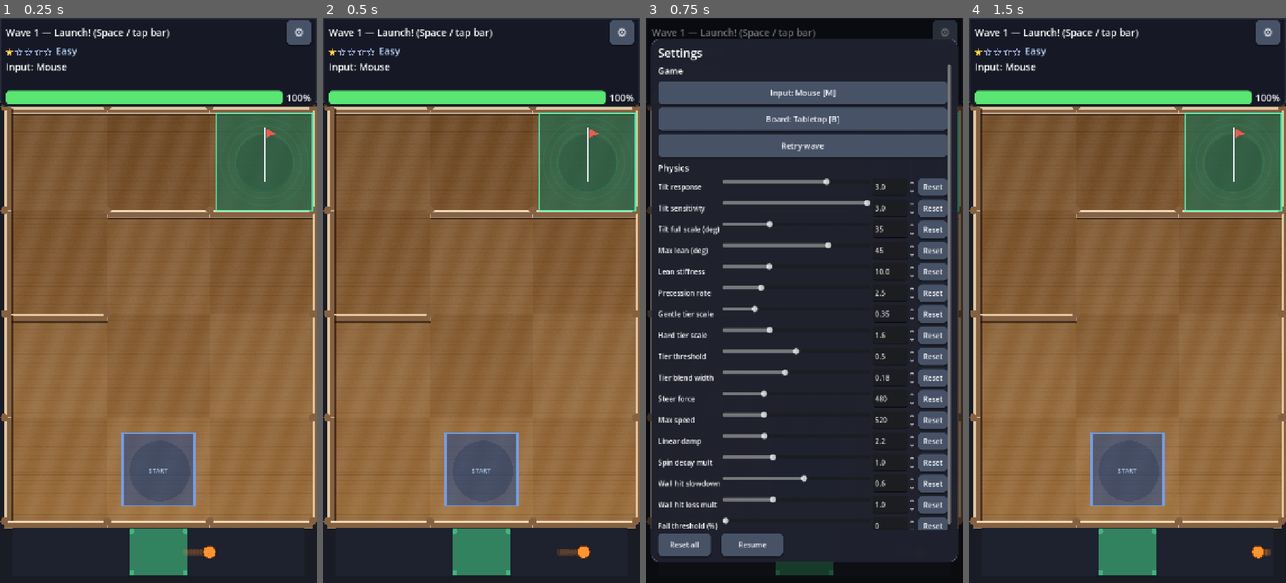
Above: before the commit, frames 1-4 (left to right).
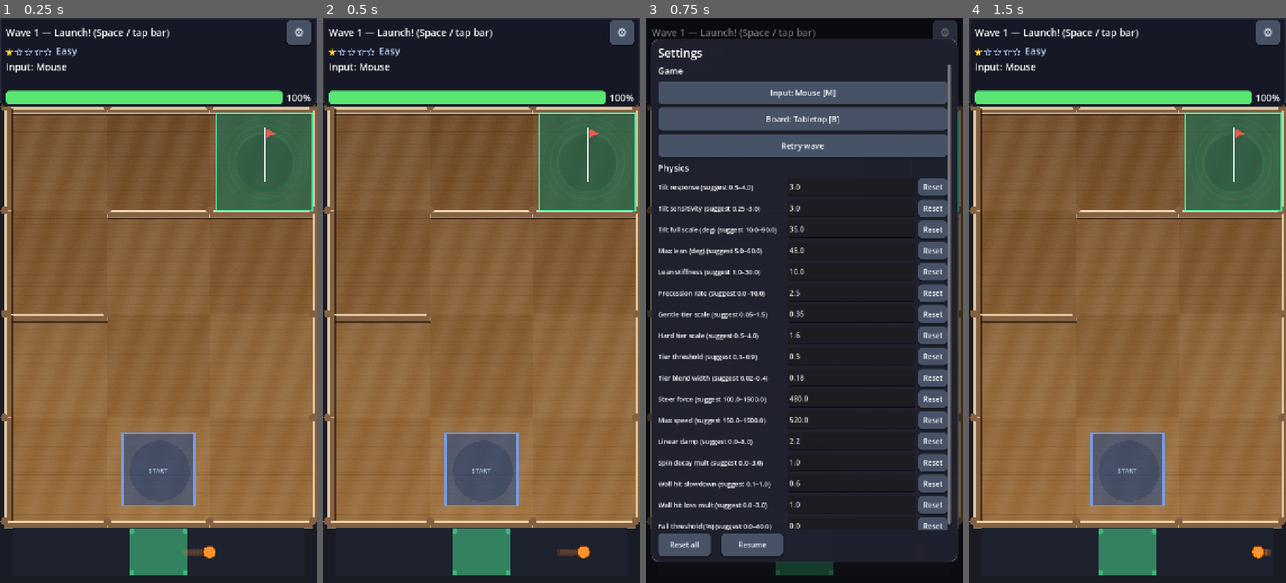
Above: after the commit, the same moments.

Repository: mhaiprojects/Spinning-Top-Maze
Game: Godot game, scene res://scenes/main.tscn
Same seed, same stepped clock (60 frames per second), same inputs: the game is played once before the commit and once after it.
Inputs:
- Up to frame 1 (0.25 s): no input
- Up to frame 2 (0.5 s): no input
- Up to frame 3 (0.75 s): click "⚙" at 0.5 s
- Up to frame 4 (1.5 s): click "Resume" at 1.25 s

Frames 1-2 are identical in both runs. In frame 3, 7.4% of the frame differs, in the area x 4-86%, y 28-91%; in frame 4, nothing differs.

Commit message:
2026-11-23 17:11 AEDT: Settings physics fields are typed number inputs (no sliders/spinboxes, no min/max limits); non-numeric/NaN/Inf rejected and old value restored; finite guards at physics use sites for extreme values; mobile web uses a prompt for entry; tests (via cursor-agent)

Diff:
--- a/scripts/input_modes.gd
+++ b/scripts/input_modes.gd
@@ -23,8 +23,14 @@
 
 
 static func map_device_tilt(angles_deg: Vector2, full_scale_deg: float, sensitivity: float) -> Vector2:
-	var scale: float = maxf(full_scale_deg, 1.0)
+	if not angles_deg.is_finite():
+		return Vector2.ZERO
+	if not is_finite(sensitivity) or not is_finite(full_scale_deg):
+		return Vector2.ZERO
+	var scale: float = maxf(absf(full_scale_deg), 1e-6)
 	var v: Vector2 = angles_deg / scale * sensitivity
+	if not v.is_finite():
+		return Vector2.ZERO
 	var L: float = v.length()
 	if L > 1.0:
 		v /= L
@@ -32,11 +38,17 @@
 
 
 static func map_accel_tilt(accel: Vector2, sensitivity: float) -> Vector2:
+	if not is_finite(sensitivity):
+		return Vector2.ZERO
 	var device: Vector2 = device_steer_from_accel(accel)
+	if not device.is_finite():
+		return Vector2.ZERO
 	var L: float = device.length()
 	if L < 0.0001:
 		return Vector2.ZERO
 	var v: Vector2 = device * sensitivity
+	if not v.is_finite():
+		return Vector2.ZERO
 	if v.length() > 1.0:
 		v = v.normalized()
 	return v
--- a/scripts/physics_menu.gd
+++ b/scripts/physics_menu.gd
@@ -12,7 +12,6 @@
 var _game_vbox: VBoxContainer
 var _physics_vbox: VBoxContainer
 var _rows: Dictionary = {}
-var _syncing := false
 var _settings_path := "user://settings.cfg"
 var _btn_mode: Button
 var _btn_board: Button
@@ -136,41 +135,106 @@
 	return b
 
 
+func _suggested_range_label(def: Dictionary) -> String:
+	var s: String = str(def.label)
+	if def.has("min") and def.has("max"):
+		s += " (suggest %s–%s)" % [
+			PhysicsSettings.format_number(float(def.min)),
+			PhysicsSettings.format_number(float(def.max)),
+		]
+	return s
+
+
 func _add_row(def: Dictionary) -> void:
 	var row := HBoxContainer.new()
 	row.add_theme_constant_override("separation", 6)
 	row.name = "Row_%s" % def.key
 	_physics_vbox.add_child(row)
 	var lbl := Label.new()
-	lbl.text = str(def.label)
+	lbl.text = _suggested_range_label(def)
 	lbl.custom_minimum_size = Vector2(140, 0)
-	lbl.add_theme_font_size_override("font_size", 16)
+	lbl.autowrap_mode = TextServer.AUTOWRAP_WORD_SMART
+	lbl.size_flags_horizontal = Control.SIZE_EXPAND_FILL
+	lbl.add_theme_font_size_override("font_size", 15)
 	row.add_child(lbl)
-	var slider := HSlider.new()
-	slider.size_flags_horizontal = Control.SIZE_EXPAND_FILL
-	slider.min_value = float(def.min)
-	slider.max_value = float(def.max)
-	slider.step = float(def.step)
-	slider.value = PhysicsSettings.get_value(def.key)
-	row.add_child(slider)
-	var spin := SpinBox.new()
-	spin.custom_minimum_size = Vector2(96, 0)
-	spin.min_value = float(def.min)
-	spin.max_value = float(def.max)
-	spin.step = float(def.step)
-	spin.value = slider.value
-	spin.allow_greater = false
-	spin.allow_lesser = false
-	row.add_child(spin)
+	var edit := LineEdit.new()
+	edit.custom_minimum_size = Vector2(112, 40)
+	edit.size_flags_horizontal = Control.SIZE_EXPAND_FILL
+	edit.text = PhysicsSettings.display_value(def.key)
+	edit.clear_button_enabled = false
+	edit.text_submitted.connect(_on_line_submitted.bind(def.key, edit))
+	edit.focus_exited.connect(_on_line_focus_exited.bind(def.key, edit))
+	if _use_web_prompt():
+		edit.gui_input.connect(_on_line_gui.bind(def.key, edit))
+		edit.focus_mode = Control.FOCUS_CLICK
+	row.add_child(edit)
 	var reset := Button.new()
 	reset.text = "Reset"
 	reset.custom_minimum_size = Vector2(64, 40)
 	VT.apply_button_theme(reset)
 	reset.pressed.connect(_on_row_reset.bind(def.key))
 	row.add_child(reset)
-	slider.value_changed.connect(_on_slider_changed.bind(def.key, spin))
-	spin.value_changed.connect(_on_spin_changed.bind(def.key, slider))
-	_rows[def.key] = {"slider": slider, "spin": spin}
+	_rows[def.key] = {"edit": edit}
+
+
+func _use_web_prompt() -> bool:
+	return OS.has_feature("web") and InputModes.is_touch_device()
+
+
+func _on_line_gui(event: InputEvent, key: String, edit: LineEdit) -> void:
+	if not _use_web_prompt():
+		return
+	if event is InputEventScreenTouch and event.pressed:
+		_open_web_prompt(key, edit)
+		edit.accept_event()
+
+
+func _open_web_prompt(key: String, edit: LineEdit) -> void:
+	var cur_json: String = JSON.stringify(edit.text)
+	var js: String = (
+		"(function(){var v=prompt('Enter value',%s);if(v===null)return '';return v;})();" % cur_json
+	)
+	var res: Variant = JavaScriptBridge.eval(js, true)
+	if res == null:
+		return
+	var s: String = str(res)
+	if s.is_empty():
+		return
+	_commit_field(key, s, edit)
+
+
+func _on_line_submitted(text: String, key: String, edit: LineEdit) -> void:
+	_commit_field(key, text, edit)
+
+
+func _on_line_focus_exited(key: String, edit: LineEdit) -> void:
+	_commit_field(key, edit.text, edit)
+
+
+func _commit_field(key: String, text: String, edit: LineEdit) -> void:
+	var parsed: Variant = PhysicsSettings.parse_finite_number(text)
+	if parsed == null:
+		_flash_invalid(edit)
+		edit.text = PhysicsSettings.display_value(key)
+		return
+	if not PhysicsSettings.set_value(key, float(parsed)):
+		_flash_invalid(edit)
+		edit.text = PhysicsSettings.display_value(key)
+		return
+	edit.text = PhysicsSettings.display_value(key)
+
+
+func _flash_invalid(edit: LineEdit) -> void:
+	var base: Color = edit.modulate
+	edit.modulate = Color(1.0, 0.45, 0.45)
+	var tw := create_tween()
+	tw.tween_property(edit, "modulate", base, 0.35)
+
+
+func _commit_all_fields() -> void:
+	for key in _rows:
+		var edit: LineEdit = _rows[key].edit as LineEdit
+		_commit_field(key, edit.text, edit)
 
 
 func refresh_game_rows() -> void:
@@ -215,24 +279,6 @@
 		_ui_host.call("menu_retry_wave")
 
 
-func _on_slider_changed(v: float, key: String, spin: SpinBox) -> void:
-	if _syncing:
-		return
-	_syncing = true
-	spin.value = v
-	_syncing = false
-	PhysicsSettings.set_value(key, v)
-
-
-func _on_spin_changed(v: float, key: String, slider: HSlider) -> void:
-	if _syncing:
-		return
-	_syncing = true
-	slider.value = v
-	_syncing = false
-	PhysicsSettings.set_value(key, v)
-
-
 func _on_row_reset(key: String) -> void:
 	PhysicsSettings.reset(key)
 	_refresh_row(key)
@@ -247,12 +293,8 @@
 func _refresh_row(key: String) -> void:
 	if not _rows.has(key):
 		return
-	_syncing = true
-	var v: float = PhysicsSettings.get_value(key)
-	var row: Dictionary = _rows[key]
-	(row.slider as HSlider).value = v
-	(row.spin as SpinBox).value = v
-	_syncing = false
+	var edit: LineEdit = _rows[key].edit as LineEdit
+	edit.text = PhysicsSettings.display_value(key)
 
 
 func is_open() -> bool:
@@ -275,16 +317,14 @@
 	return _btn_retry
 
 
-func spinbox_for_key(key: String) -> SpinBox:
+func lineedit_for_key(key: String) -> LineEdit:
 	if not _rows.has(key):
 		return null
-	return _rows[key].spin as SpinBox
-
-
-func slider_for_key(key: String) -> HSlider:
-	if not _rows.has(key):
-		return null
-	return _rows[key].slider as HSlider
+	return _rows[key].edit as LineEdit
+
+
+func physics_vbox() -> VBoxContainer:
+	return _physics_vbox
 
 
 func set_settings_path(path: String) -> void:
@@ -310,6 +350,7 @@
 func close() -> void:
 	if not _open:
 		return
+	_commit_all_fields()
 	_open = false
 	visible = false
 	var vp := get_viewport()
--- a/scripts/physics_settings.gd
+++ b/scripts/physics_settings.gd
@@ -194,11 +194,38 @@
 	_revision += 1
 
 
-static func _clamp_key(key: String, v: float) -> float:
-	var d: Dictionary = _def_for(key)
-	if d.is_empty():
+static func _finite_or_default(key: String, v: float) -> float:
+	if is_finite(v):
 		return v
-	return clampf(v, float(d.min), float(d.max))
+	return float(_def_for(key).get("default", 0.0))
+
+
+static func parse_finite_number(text: String) -> Variant:
+	var t: String = text.strip_edges()
+	if t.is_empty():
+		return null
+	var lower: String = t.to_lower()
+	if lower in ["nan", "inf", "-inf", "infinity", "+inf", "-infinity"]:
+		return null
+	if not t.is_valid_float():
+		return null
+	var v: float = float(t)
+	if not is_finite(v):
+		return null
+	return v
+
+
+static func display_value(key: String) -> String:
+	return format_number(get_value(key))
+
+
+static func format_number(v: float) -> String:
+	if not is_finite(v):
+		return "0"
+	if absf(v - roundf(v)) < 0.00001:
+		return str(snapped(v, 1.0))
+	var r: float = snappedf(v, 0.000001)
+	return str(r)
 
 
 static func get_value(key: String) -> float:
@@ -210,16 +237,18 @@
 	return float(d.get("default", 0.0))
 
 
-static func set_value(key: String, v: float) -> void:
+static func set_value(key: String, v: float) -> bool:
 	if _values.is_empty():
 		reset_all()
 	if _def_for(key).is_empty():
-		return
-	var cv: float = _clamp_key(key, v)
-	if _values.get(key, null) == cv:
-		return
-	_values[key] = cv
+		return false
+	if not is_finite(v):
+		return false
+	if _values.get(key, null) == v:
+		return true
+	_values[key] = v
 	_bump_revision()
+	return true
 
 
 static func load_from_path(path: String = UserSettings.DEFAULT_PATH) -> void:
@@ -232,7 +261,15 @@
 		for d in DEFS:
 			var k: String = d.key
 			if cfg.has_section_key(SECTION, k):
-				_values[k] = _clamp_key(k, float(cfg.get_value(SECTION, k, d.default)))
+				var raw: Variant = cfg.get_value(SECTION, k, d.default)
+				if typeof(raw) == TYPE_STRING:
+					var parsed: Variant = parse_finite_number(str(raw))
+					if parsed == null:
+						_values[k] = float(d.default)
+					else:
+						_values[k] = float(parsed)
+				else:
+					_values[k] = _finite_or_default(k, float(raw))
 		if cfg.has_section_key(SECTION, VERSION_KEY):
 			saved_ver = int(cfg.get_value(SECTION, VERSION_KEY, 0))
 	elif OS.has_feature("web"):
@@ -298,7 +335,7 @@
 	var dct: Dictionary = parsed
 	for d in DEFS:
 		if dct.has(d.key):
-			_values[d.key] = _clamp_key(d.key, float(dct[d.key]))
+			_values[d.key] = _finite_or_default(d.key, float(dct[d.key]))
 	if dct.has(VERSION_KEY):
 		return int(dct[VERSION_KEY])
 	return 0
--- a/scripts/spinning_top.gd
+++ b/scripts/spinning_top.gd
@@ -230,8 +230,16 @@
 	var tilt: Vector2 = _tilt_vector()
 	var shaped: Vector2 = TopPhysics.shape_input(tilt)
 	var lean_max_rad: float = deg_to_rad(PhysicsSettings.get_value("lean_max_deg"))
-	var hi_scale: float = maxf(PhysicsSettings.get_value("high_scale"), 0.01)
-	var target_lean: Vector2 = shaped * (lean_max_rad / hi_scale)
+	if not is_finite(lean_max_rad):
+		lean_max_rad = 0.0
+	var hi_scale: float = PhysicsSettings.get_value("high_scale")
+	var target_lean: Vector2
+	if is_finite(hi_scale) and absf(hi_scale) > 1e-9:
+		target_lean = shaped * (lean_max_rad / hi_scale)
+	else:
+		target_lean = Vector2.ZERO
+	if not target_lean.is_finite():
+		target_lean = Vector2.ZERO
 	var stiffness: float = PhysicsSettings.get_value("lean_stiffness")
 	_lean = TopPhysics.spring_lean(_lean, target_lean, stiffness, delta)
 	var spin_norm: float = maxf(spin_power / 100.0, 0.15)
@@ -240,25 +248,33 @@
 		spin_sign = 1.0
 	var prec_rate: float = PhysicsSettings.get_value("precession_rate")
 	_lean = TopPhysics.apply_precession(_lean, spin_norm, prec_rate, delta, spin_sign)
-	if prec_rate > 0.0001:
-		_precess_phase = wrapf(
-			_precess_phase + prec_rate * _lean.length() / spin_norm * delta * spin_sign, 0.0, TAU
-		)
+	if prec_rate > 0.0001 and is_finite(prec_rate):
+		var phase_delta: float = prec_rate * _lean.length() / spin_norm * delta * spin_sign
+		if is_finite(phase_delta):
+			_precess_phase = wrapf(_precess_phase + phase_delta, 0.0, TAU)
 	var lean_len: float = _lean.length()
 	if lean_len > 0.0001:
 		if sleeping:
 			sleeping = false
 		var lean_cap: float = maxf(lean_max_rad, 0.001)
 		var steer_f: float = PhysicsSettings.get_value("steer_force")
+		var hi_eff: float = hi_scale if is_finite(hi_scale) else 0.0
 		# Lean is capped at lean_max for the art; the high tier's extra punch
 		# comes back via hi_scale so a hard tilt drives up to high_scale x steer_force.
 		var force_mag: float = (
-			(lean_len / lean_cap) * hi_scale * steer_f * (0.35 + 0.65 * spin_power / 100.0)
+			(lean_len / lean_cap) * hi_eff * steer_f * (0.35 + 0.65 * spin_power / 100.0)
 		)
-		apply_central_force(_lean.normalized() * force_mag)
+		if is_finite(force_mag) and force_mag != 0.0:
+			var dir: Vector2 = _lean.normalized()
+			if dir.is_finite():
+				apply_central_force(dir * force_mag)
 	var max_sp: float = PhysicsSettings.get_value("max_speed")
-	if linear_velocity.length() > max_sp:
-		linear_velocity = linear_velocity.normalized() * max_sp
+	if is_finite(max_sp) and max_sp > 0.0 and linear_velocity.is_finite():
+		var spd: float = linear_velocity.length()
+		if is_finite(spd) and spd > max_sp:
+			linear_velocity = linear_velocity.normalized() * max_sp
+	if not linear_velocity.is_finite():
+		linear_velocity = Vector2.ZERO
 	_wobble_phase += delta * (8.0 + spin_power * 0.12)
 	var spin_rate: float = (spin_power / 100.0) * 24.0
 	angular_velocity = lerp(angular_velocity, spin_rate, 0.15)
@@ -290,7 +306,8 @@
 	if rev == _settings_rev:
 		return
 	_settings_rev = rev
-	linear_damp = PhysicsSettings.get_value("linear_damp")
+	var ld: float = PhysicsSettings.get_value("linear_damp")
+	linear_damp = ld if is_finite(ld) else 2.2
 
 
 func lean_vector() -> Vector2:
@@ -421,7 +438,11 @@
 	_spark_flash.position = spark_local
 	_spark_flash.emitting = true
 	_spark_flash.restart()
-	linear_velocity *= PhysicsSettings.get_value("wall_hit_slowdown")
+	var slow: float = PhysicsSettings.get_value("wall_hit_slowdown")
+	if is_finite(slow):
+		linear_velocity *= slow
+	if not linear_velocity.is_finite():
+		linear_velocity = Vector2.ZERO
 	hit_wall.emit()
 
 
--- a/scripts/top_physics.gd
+++ b/scripts/top_physics.gd
@@ -4,28 +4,46 @@
 
 
 static func tier_scale(magnitude: float) -> float:
+	if not is_finite(magnitude):
+		return 0.0
 	var thr: float = PhysicsSettings.get_value("tier_threshold")
 	var blend: float = PhysicsSettings.get_value("tier_blend")
 	var low_s: float = PhysicsSettings.get_value("low_scale")
 	var high_s: float = PhysicsSettings.get_value("high_scale")
+	if not is_finite(thr) or not is_finite(blend) or not is_finite(low_s) or not is_finite(high_s):
+		return 0.0
 	var m: float = clampf(magnitude, 0.0, 1.0)
 	var t: float = smoothstep(thr - blend, thr + blend, m)
-	return m * lerpf(low_s, high_s, t)
+	var out: float = m * lerpf(low_s, high_s, t)
+	return out if is_finite(out) else 0.0
 
 
 static func shape_input(v: Vector2) -> Vector2:
+	if not v.is_finite():
+		return Vector2.ZERO
 	var m: float = v.length()
 	if m < 0.0001:
 		return Vector2.ZERO
 	var scaled: float = tier_scale(m)
-	return v.normalized() * scaled
+	var out: Vector2 = v.normalized() * scaled
+	return out if out.is_finite() else Vector2.ZERO
 
 
 static func spring_lean(lean: Vector2, target: Vector2, stiffness: float, delta: float) -> Vector2:
+	if not lean.is_finite():
+		lean = Vector2.ZERO
+	if not target.is_finite():
+		target = Vector2.ZERO
 	var t: float = clampf(delta, 0.0, 0.05)
-	var rate: float = clampf(stiffness / 25.0, 0.04, 1.0)
-	var alpha: float = 1.0 - pow(1.0 - rate, t * 60.0)
-	return lean.lerp(target, alpha)
+	var rate: float = stiffness / 25.0
+	if not is_finite(rate) or rate <= 0.0:
+		return lean
+	var r: float = minf(rate, 1.0)
+	var alpha: float = 1.0 - pow(1.0 - r, t * 60.0)
+	if rate >= 1.0:
+		alpha = 1.0
+	var out: Vector2 = lean.lerp(target, alpha)
+	return out if out.is_finite() else lean
 
 
 static func apply_precession(
@@ -35,12 +53,20 @@
 	delta: float,
 	spin_sign: float = 1.0
 ) -> Vector2:
+	if not lean.is_finite():
+		return Vector2.ZERO
 	if rate <= 0.0001 or lean.length_squared() < 0.000001:
 		return lean
 	var sn: float = maxf(spin_norm, 0.15)
+	if not is_finite(sn):
+		sn = 0.15
 	var sg: float = signf(spin_sign) if absf(spin_sign) > 0.001 else 1.0
 	var omega: float = rate * lean.length() / sn * delta * sg
-	return Vector2(
+	if not is_finite(omega):
+		return lean
+	omega = clampf(omega, -TAU * 4.0, TAU * 4.0)
+	var out := Vector2(
 		lean.x * cos(omega) - lean.y * sin(omega),
 		lean.x * sin(omega) + lean.y * cos(omega)
 	)
+	return out if out.is_finite() else lean
--- a/tests/test_runner.gd
+++ b/tests/test_runner.gd
@@ -114,6 +114,8 @@
 	test_physics_save_load()
 	await test_physics_live_tuning()
 	await test_physics_settings_menu()
+	test_physics_manual_entry_validation()
+	await test_physics_extreme_simulation()
 	print("== Settings gear HUD ==")
 	await test_settings_gear_hud()
 	await test_hud_play_layout()
@@ -1339,7 +1341,7 @@
 	)
 	for d in PhysicsSettings.DEFS:
 		var dv: float = float(d.default)
-		check(dv >= float(d.min) and dv <= float(d.max), "default %s within range" % d.key)
+		check(is_finite(dv), "default %s is finite" % d.key)
 
 
 func test_physics_settings_migration() -> void:
@@ -1460,8 +1462,12 @@
 	PhysicsSettings.reset_all()
 	var shaped: Vector2 = TopPhysics.shape_input(Vector2(1.0, 0.0))
 	var lean_max: float = deg_to_rad(PhysicsSettings.get_value("lean_max_deg"))
-	var hi_scale: float = maxf(PhysicsSettings.get_value("high_scale"), 0.01)
-	var target: Vector2 = shaped * (lean_max / hi_scale)
+	var hi_scale: float = PhysicsSettings.get_value("high_scale")
+	var target: Vector2
+	if absf(hi_scale) > 1e-9:
+		target = shaped * (lean_max / hi_scale)
+	else:
+		target = Vector2.ZERO
 	var lean := Vector2.ZERO
 	for i in 180:
 		lean = TopPhysics.spring_lean(
@@ -1587,6 +1593,83 @@
 	PhysicsSettings.reset_all()
 
 
+func _count_nodes_of_type(node: Node, type_name: String) -> int:
+	var n := 0
+	if node.get_class() == type_name:
+		n += 1
+	for c in node.get_children():
+		n += _count_nodes_of_type(c, type_name)
+	return n
+
+
+func test_physics_manual_entry_validation() -> void:
+	check(PhysicsSettings.parse_finite_number("7.5") == 7.5, "parse_finite_number 7.5")
+	check(PhysicsSettings.parse_finite_number("-50") == -50.0, "parse_finite_number negative")
+	check(PhysicsSettings.parse_finite_number("abc") == null, "parse_finite_number rejects abc")
+	check(PhysicsSettings.parse_finite_number("") == null, "parse_finite_number rejects empty")
+	check(PhysicsSettings.parse_finite_number("nan") == null, "parse_finite_number rejects nan")
+	check(PhysicsSettings.parse_finite_number("inf") == null, "parse_finite_number rejects inf")
+	PhysicsSettings.reset_all()
+	PhysicsSettings.set_value("tilt_sensitivity", 12.0)
+	check(PhysicsSettings.set_value("steer_force", 1e6), "set extreme steer_force")
+	var path := SETTINGS_TEST + ".out_of_range"
+	if FileAccess.file_exists(path):
+		DirAccess.remove_absolute(ProjectSettings.globalize_path(path))
+	PhysicsSettings.save_to_path(path)
+	PhysicsSettings.reset_all()
+	PhysicsSettings.load_from_path(path)
+	check(
+		is_equal_approx(PhysicsSettings.get_value("tilt_sensitivity"), 12.0),
+		"save/load tilt_sensitivity out of suggested range"
+	)
+	check(
+		is_equal_approx(PhysicsSettings.get_value("steer_force"), 1e6),
+		"save/load steer_force 1e6"
+	)
+	var cfg := ConfigFile.new()
+	cfg.load(path)
+	cfg.set_value("physics", "max_speed", "not-a-number")
+	cfg.save(path)
+	PhysicsSettings.reset_all()
+	PhysicsSettings.load_from_path(path)
+	check(
+		is_equal_approx(PhysicsSettings.get_value("max_speed"), TopScript.MAX_LINEAR_SPEED),
+		"load invalid cfg value falls back to default"
+	)
+	PhysicsSettings.reset_all()
+
+
+func test_physics_extreme_simulation() -> void:
+	PhysicsSettings.reset_all()
+	PhysicsSettings.set_value("steer_force", 1e6)
+	PhysicsSettings.set_value("max_speed", 0.0)
+	PhysicsSettings.set_value("high_scale", 0.0)
+	PhysicsSettings.set_value("lean_stiffness", 0.0)
+	PhysicsSettings.set_value("precession_rate", 1000.0)
+	PhysicsSettings.set_value("tilt_sensitivity", 0.0)
+	var top: SpinningTop = TopScript.new()
+	root.add_child(top)
+	await process_frame
+	top.set_run_active(true)
+	top.set_initial_power(100.0)
+	top.global_position = Vector2(360, 640)
+	var tin: Node = root.get_node_or_null("TiltInput")
+	if tin:
+		if tin.has_method("set_steer_blocked"):
+			tin.call("set_steer_blocked", false)
+		if tin.has_method("set_test_steer_vector"):
+			tin.call("set_test_steer_vector", Vector2(0.6, -0.8))
+	for i in 120:
+		await physics_frame
+		check(top.global_position.is_finite(), "extreme physics frame %d position finite" % i)
+		check(top.linear_velocity.is_finite(), "extreme physics frame %d velocity finite" % i)
+	if tin and tin.has_method("clear_test_steer_vector"):
+		tin.call("clear_test_steer_vector")
+	top.queue_free()
+	await process_frame
+	PhysicsSettings.reset_all()
+
+
 func test_physics_settings_menu() -> void:
 	PhysicsSettings.reset_all()
 	var scene: PackedScene = load("res://scenes/main.tscn")
@@ -1605,31 +1688,42 @@
 		await process_frame
 	check(menu.is_open(), "gear opens settings menu")
 	check(paused, "settings menu pauses tree")
-	var steer_def: Dictionary = {}
-	for d in PhysicsSettings.DEFS:
-		if d.key == "steer_force":
-			steer_def = d
-			break
-	var slider: HSlider = menu.slider_for_key("steer_force")
-	var spin: SpinBox = menu.spinbox_for_key("steer_force")
-	check(slider != null and spin != null, "menu row steer_force controls")
-	slider.value = 700.0
-	for i in 3:
-		await process_frame
-	check(is_equal_approx(spin.value, 700.0), "slider syncs to spinbox")
-	spin.value = 820.0
-	for i in 3:
-		await process_frame
-	check(is_equal_approx(slider.value, 820.0), "spinbox syncs to slider")
-	spin.value = 50.0
-	for i in 3:
-		await process_frame
-	check(
-		spin.value >= float(steer_def.get("min", 100.0)),
-		"spinbox clamps low to min (steer row was %.1f)" % spin.value
-	)
+	check(menu.lineedit_for_key("steer_force") != null, "menu row steer_force LineEdit")
+	var phys_box: VBoxContainer = menu.physics_vbox()
+	check(_count_nodes_of_type(phys_box, "HSlider") == 0, "settings menu has no HSlider")
+	check(_count_nodes_of_type(phys_box, "SpinBox") == 0, "settings menu has no SpinBox")
+	var edit: LineEdit = menu.lineedit_for_key("steer_force")
+	edit.text = "7.5"
+	edit.text_submitted.emit("7.5")
+	for i in 2:
+		await process_frame
+	check(is_equal_approx(PhysicsSettings.get_value("steer_force"), 7.5), "typing 7.5 commits steer_force")
+	var before_steer: float = PhysicsSettings.get_value("steer_force")
+	edit.text = "abc"
+	menu.call("_commit_field", "steer_force", "abc", edit)
+	check(is_equal_approx(PhysicsSettings.get_value("steer_force"), before_steer), "reject abc")
+	for bad in ["", "nan", "inf"]:
+		edit.text = bad
+		menu.call("_commit_field", "steer_force", bad, edit)
+		check(is_equal_approx(PhysicsSettings.get_value("steer_force"), before_steer), "reject %s" % bad)
+	var tilt_edit: LineEdit = menu.lineedit_for_key("tilt_sensitivity")
+	tilt_edit.text = "12"
+	menu.call("_commit_field", "tilt_sensitivity", "12", tilt_edit)
+	check(is_equal_approx(PhysicsSettings.get_value("tilt_sensitivity"), 12.0), "tilt_sensitivity 12 accepted")
+	var lean_edit: LineEdit = menu.lineedit_for_key("lean_max_deg")
+	lean_edit.text = "89"
+	menu.call("_commit_field", "lean_max_deg", "89", lean_edit)
+	check(is_equal_approx(PhysicsSettings.get_value("lean_max_deg"), 89.0), "lean_max_deg 89 accepted")
+	var max_edit: LineEdit = menu.lineedit_for_key("max_speed")
+	max_edit.text = "-50"
+	menu.call("_commit_field", "max_speed", "-50", max_edit)
+	check(is_equal_approx(PhysicsSettings.get_value("max_speed"), -50.0), "max_speed -50 accepted")
+	var damp_edit: LineEdit = menu.lineedit_for_key("linear_damp")
+	damp_edit.text = "0"
+	menu.call("_commit_field", "linear_damp", "0", damp_edit)
+	check(is_equal_approx(PhysicsSettings.get_value("linear_damp"), 0.0), "linear_damp 0 accepted")
 	var bg_before: int = int(tin.call("selected_background"))
-	var line: LineEdit = spin.get_line_edit()
+	var line: LineEdit = menu.lineedit_for_key("steer_force")
 	line.grab_focus()
 	for k in 4:
 		await process_frame
@@ -1644,10 +1738,10 @@
 	ui.call("_unhandled_input", key_b_up)
 	for i in 6:
 		await process_frame
-	check(int(tin.call("selected_background")) == bg_before, "B ignored while spinbox focused in menu")
+	check(int(tin.call("selected_background")) == bg_before, "B ignored while LineEdit focused in menu")
 	PhysicsSettings.reset("steer_force")
 	menu.call("_refresh_row", "steer_force")
-	check(is_equal_approx(spin.value, TopScript.STEER_FORCE), "per-row reset in menu")
+	check(is_equal_approx(PhysicsSettings.get_value("steer_force"), TopScript.STEER_FORCE), "per-row reset in menu")
 	menu.call("_on_reset_all")
 	await process_frame
 	check(is_equal_approx(PhysicsSettings.get_value("steer_force"), TopScript.STEER_FORCE), "reset all in menu")
